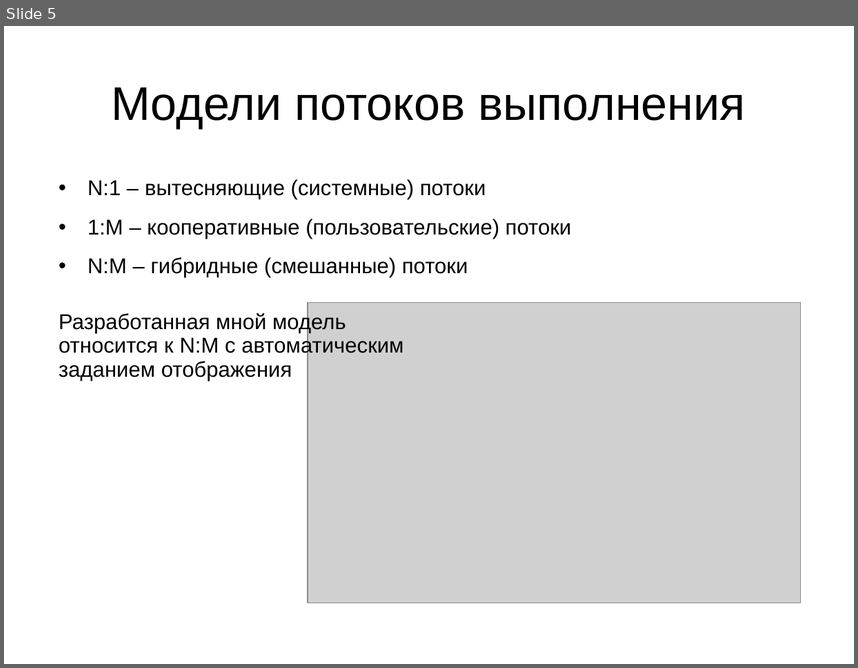
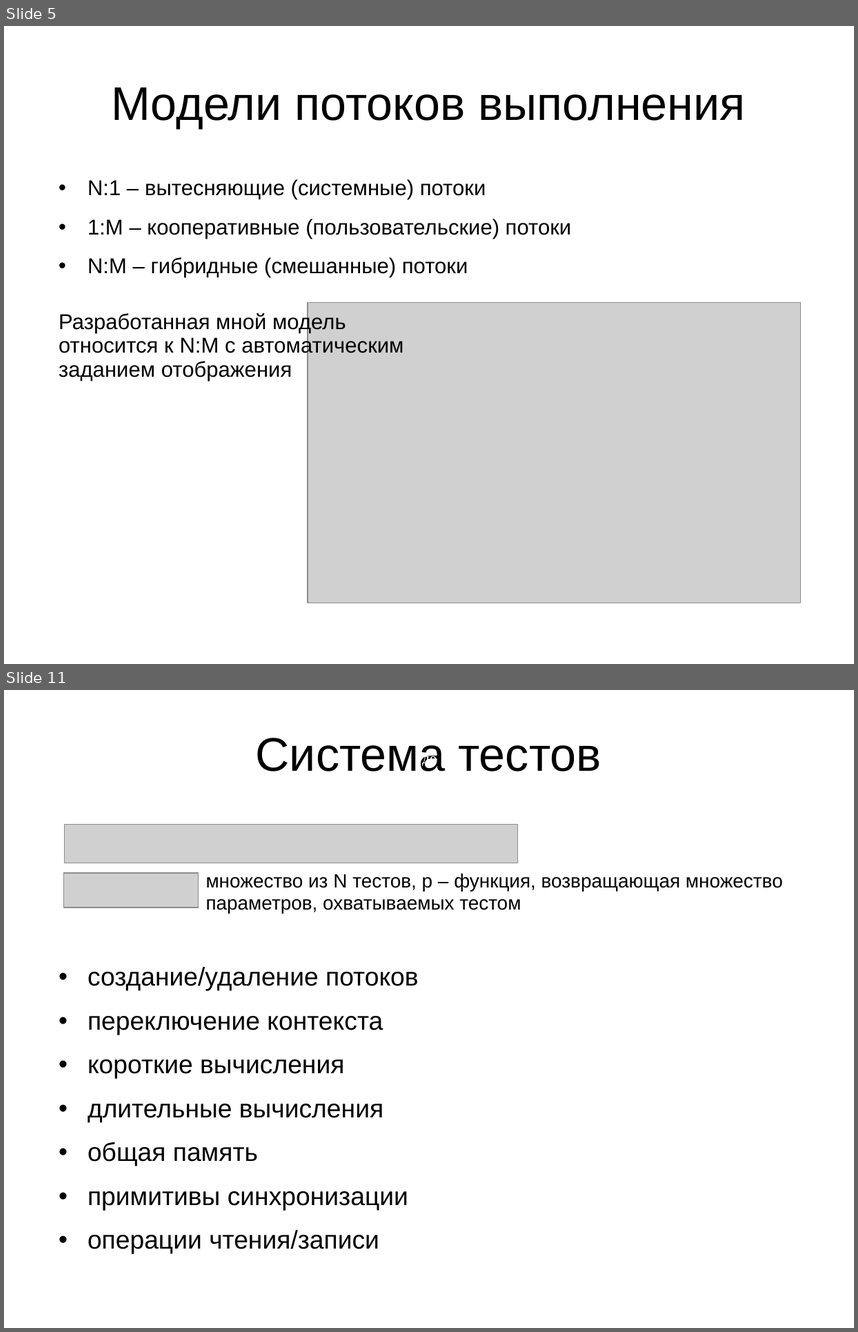
Before and after one commit to dizel3d/disser, a slide deck: Презентация.ppt. Shown one above the other, each under a label of ours: slide 5 before the commit, slides 5 and 11 after it; the slides between them are not shown. The pictures are 858x668 and 858x1332 pixels, drawn with LibreOffice and Linux fonts; fonts in the diff are those of the drawing; grey boxes stand for pictures. Boxes give left, top, right and bottom in pixels: in the first picture for what was removed or moved away, otherwise in the second. Text is boxed around its words. In the diff, an @@ line names an element or a change of style, - is before the commit and + after.

```diff
--- a/Презентация.ppt
+++ b/Презентация.ppt
@@ slide 11 added at <box>4,690,854,1328</box>, background #FFFFFF @@
@@ title added at <box>256,738,601,771</box>, 44 pt, text #000000 @@
+Система тестов
@@ text added at <box>417,751,437,767</box>, 14 pt, text #FFFFFF @@
+где
@@ picture added at <box>65,825,519,862</box> @@
@@ picture added at <box>63,873,199,907</box> @@
@@ text added at <box>206,873,783,913</box>, 18 pt, text #000000 @@
+множество из N тестов, p – функция, возвращающая множество параметров, охватываемых тестом
@@ text added at <box>87,967,419,1254</box>, 24 pt, text #000000 @@
+• создание/удаление потоков
+• переключение контекста
+• короткие вычисления
+• длительные вычисления
+• общая память
+• примитивы синхронизации
+• операции чтения/записи
```
Also in this commit, not shown: 4 slides changed, 10 other slides added, 17 slides removed, 2 other files.
